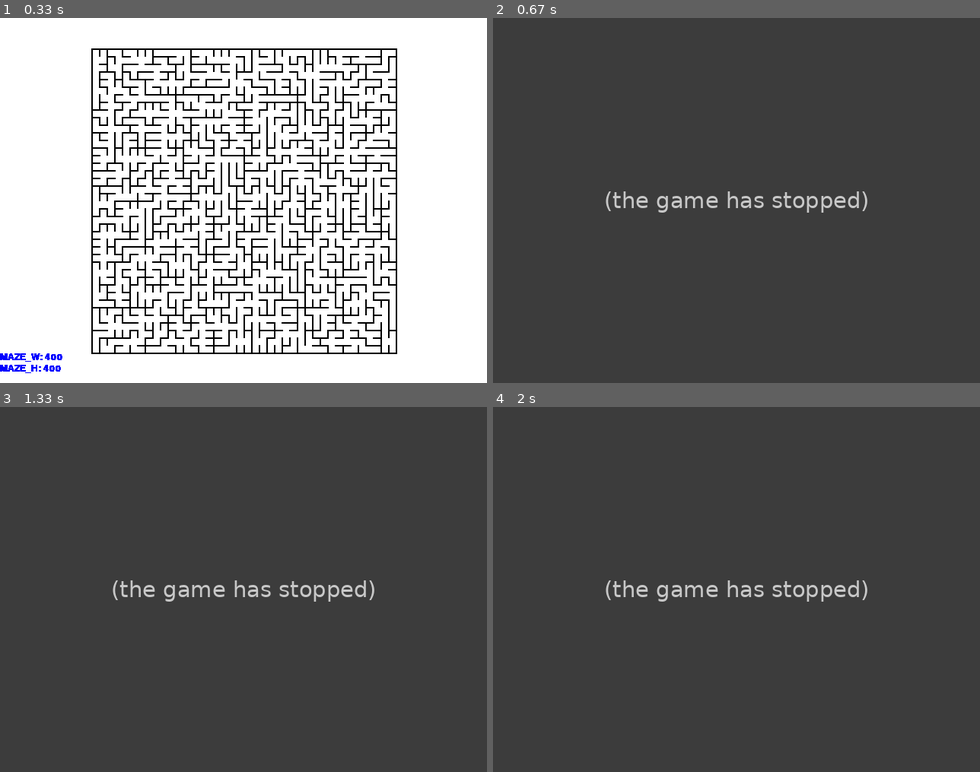
Above: before the commit, frames 1-4 (two rows, left to right).
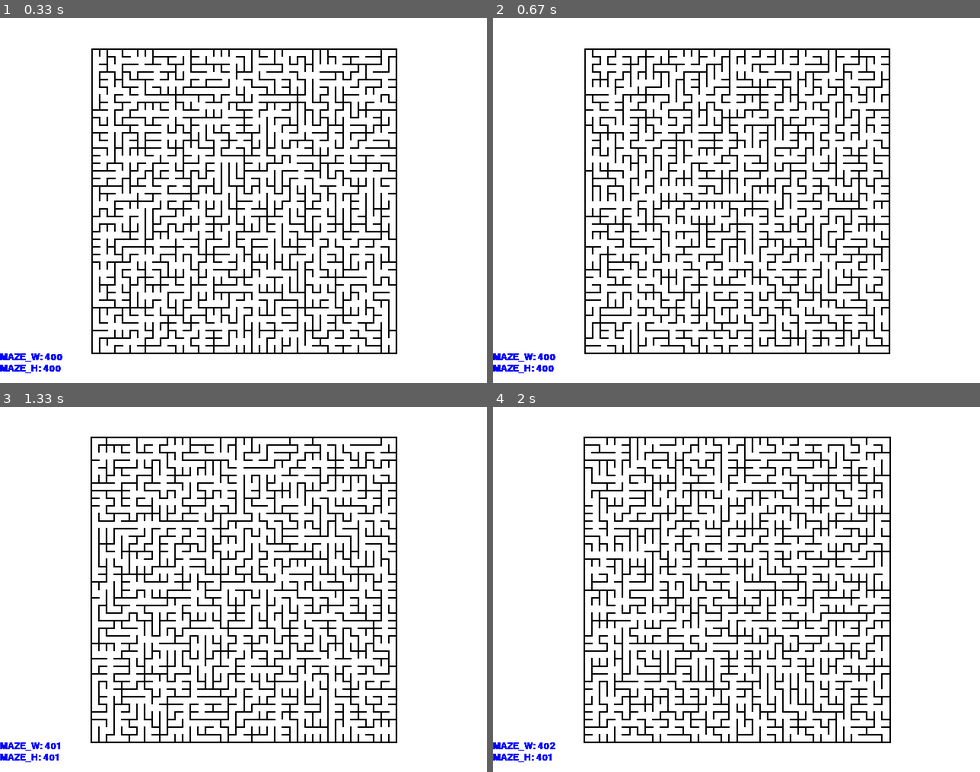
Above: after the commit, the same moments.

Repository: agentultra/Horton
Game: pygame game, started from horton/examples/pygame_maze_prim.py
The game is run twice, just before and just after one commit, with the same random seed, the same clock (stepped at 60 frames per second) and the same inputs.
Inputs:
- Up to frame 1 (0.33 s): no input
- Up to frame 2 (0.67 s): tap Space at 0.33 s
- Up to frame 3 (1.33 s): hold Right 0.67-1.13 s; tap Space at 0.73, 1.03, 1.23 s; hold Up from 1.17 s (still down)
- Up to frame 4 (2 s): release Up at 1.47 s; hold Right 1.5-1.97 s; tap Space at 1.57, 1.87 s

Frame 1 is identical in both runs. In frame 2, 100% of the frame differs, in the area x 0-100%, y 0-100%; in frame 3, 100%; in frame 4, 100%.
Error before the commit: NameError: name 'time' is not defined (pygame_maze_prim.py line 129); the game stopped at 0.33 s (later frames are placeholders)

Commit message:
Remove debug line

Diff:
--- a/horton/examples/pygame_maze_prim.py
+++ b/horton/examples/pygame_maze_prim.py
@@ -126,7 +126,6 @@
             running = False
         if event.type == KEYDOWN:
             if event.key == K_SPACE:
-                start = time.time()
                 maze = generate_maze()
             elif event.key == K_RIGHT:
                 MAZE_W += 1
